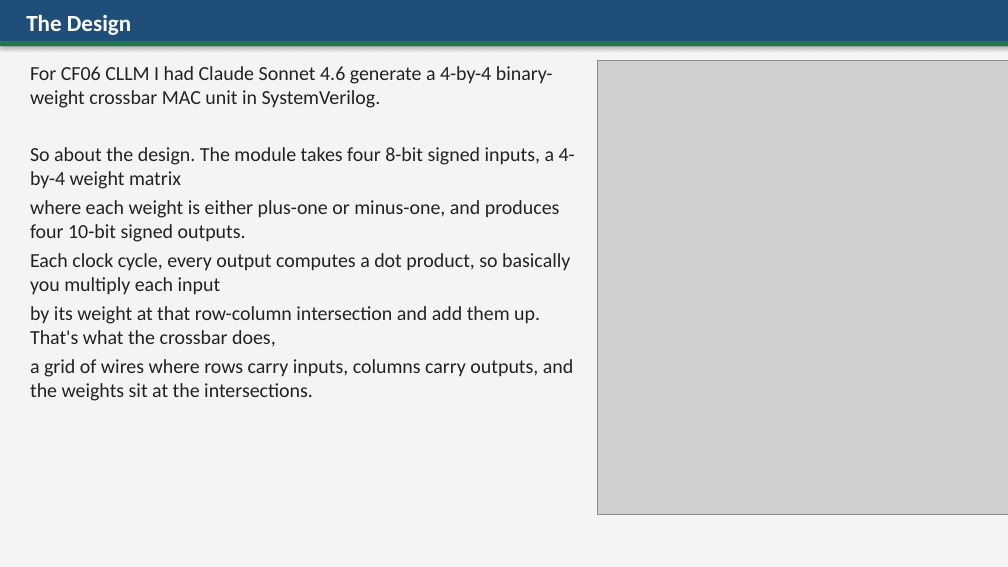
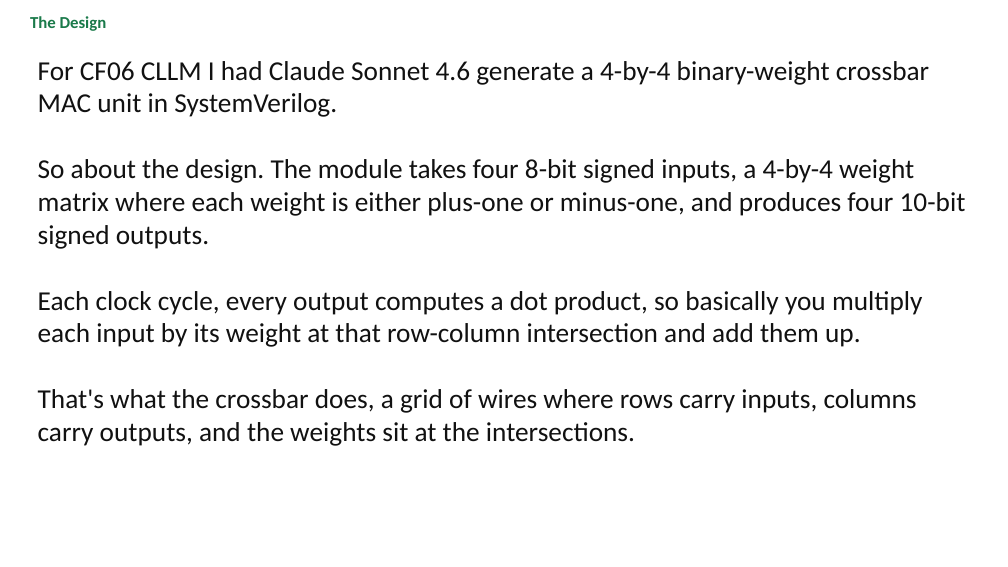
Before and after one commit to BaoPSU/ECE410-HW4AI, a slide deck: slide 2 of codefest/cf06/presentation/cf06_cllm_slides.pptx. Drawn at 1008x567 pixels with LibreOffice and Linux fonts; fonts in the diff are those of the drawing; grey boxes stand for pictures. Boxes give left, top, right and bottom in pixels: in the first picture for what was removed or moved away, otherwise in the second. Text is boxed around its words. In the diff, an @@ line names an element or a change of style, - is before the commit and + after.

```diff
--- a/codefest/cf06/presentation/cf06_cllm_slides.pptx
+++ b/codefest/cf06/presentation/cf06_cllm_slides.pptx
@@ rectangle removed at bbox=[0, 0, 1008, 567] @@
@@ rectangle removed at bbox=[0, 0, 1008, 42] @@
@@ text "The Design" at bbox=[30, 16, 107, 31]: size 22 to 16 pt, text colour #FFFFFF to #1A7A4A @@
@@ rectangle removed at bbox=[0, 42, 1008, 46] @@
@@ text "For CF06 CLLM I had ...": place and size @@
-text "For CF06 CLLM I had ..." at bbox=[30, 66, 575, 401]
+text "For CF06 CLLM I had ..." at bbox=[38, 61, 966, 446]
@@ text at bbox=[38, 61, 929, 117]: size 19 to 26 pt, text colour #222222 to #111111 in "For CF06 CLLM I had Claude Sonnet ..."; less space between paragraphs @@
@@ picture removed at bbox=[597, 60, 1008, 514] @@
@@ text at bbox=[38, 159, 966, 446]: text changed; size 19 to 26 pt; text colour #222222 to #111111 @@
-So about the design. The module takes four 8-bit signed inputs, a 4-by-4 weight matrix
-where each weight is either plus-one or minus-one, and produces four 10-bit signed outputs.
-Each clock cycle, every output computes a dot product, so basically you multiply each input
-by its weight at that row-column intersection and add them up. That's what the crossbar does,
-a grid of wires where rows carry inputs, columns carry outputs, and the weights sit at the intersections.
+So about the design. The module takes four 8-bit signed inputs, a 4-by-4 weight matrix where each weight is either plus-one or minus-one, and produces four 10-bit signed outputs.
+Each clock cycle, every output computes a dot product, so basically you multiply each input by its weight at that row-column intersection and add them up.
+That's what the crossbar does, a grid of wires where rows carry inputs, columns carry outputs, and the weights sit at the intersections.
```
Also in this commit, not shown: 6 other slides changed, 1 other file.
